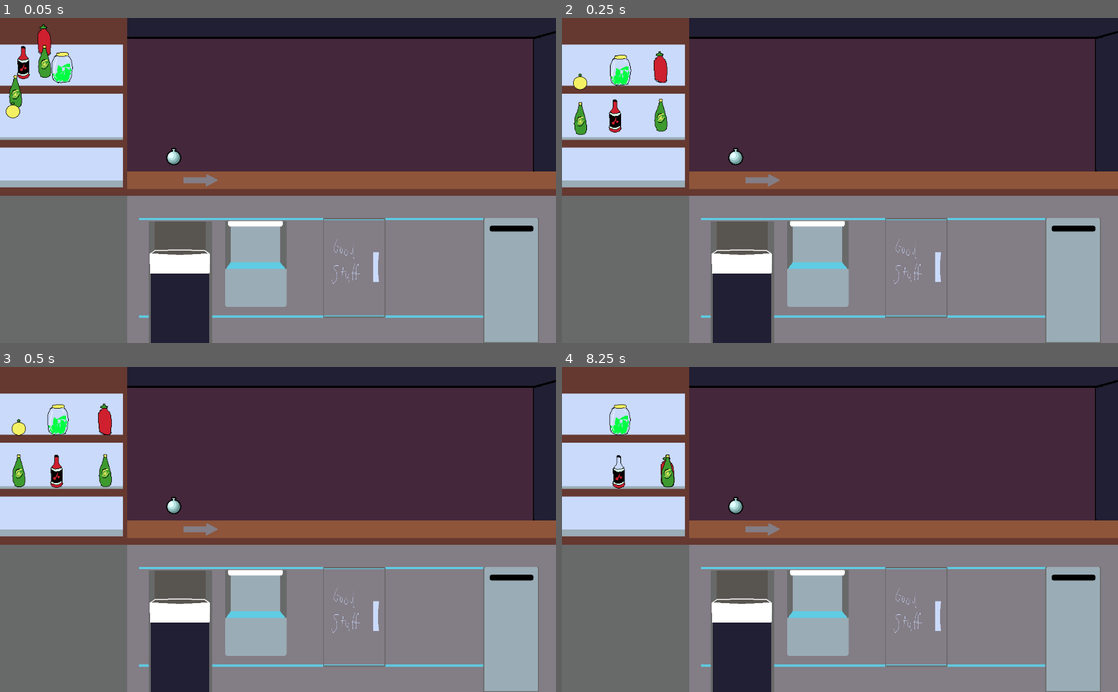
Above: before the commit, frames 1-4 (two rows, left to right).
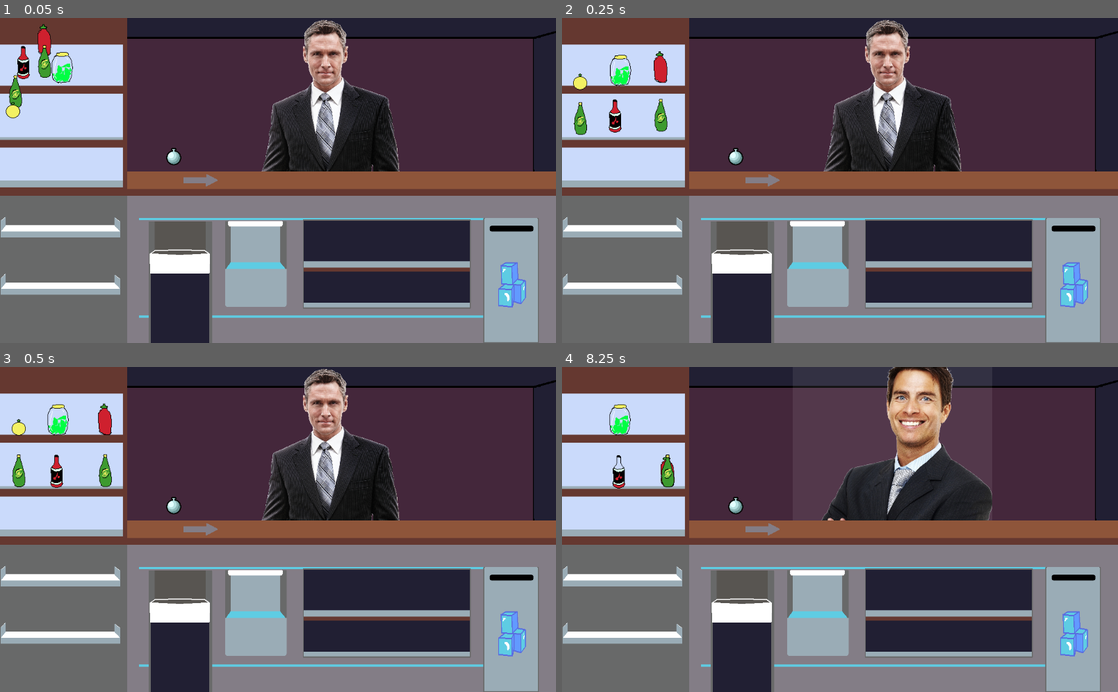
Above: after the commit, the same moments.

Repository: MoonTrain/Chill2022
Game: Godot game, scene res://Node.tscn
The game is run twice, just before and just after one commit, with the same random seed, the same clock (stepped at 60 frames per second) and the same inputs. Before the commit the project has no main scene; this scene is started directly in both runs.
Inputs (mouse positions are in pixels of both pictures, inside the frame that each line leads up to):
- Up to frame 1 (0.05 s): no input
- Up to frame 2 (0.25 s): no input
- Up to frame 3 (0.5 s): no input
- Up to frame 4 (8.25 s): drag from (578, 471) to (667, 419) at 0.52 s; drag from (578, 419) to (667, 471) at 1.27 s; move the mouse to (617, 419) at 2.02 s; hold Right (move_right) 2.03-2.75 s; click (617, 419) at 2.1 s; drag from (667, 419) to (673, 480) at 2.77 s; drag from (617, 471) to (734, 506) at 3.52 s; drag from (667, 471) to (756, 448) at 4.27 s; move the mouse to (734, 506) at 5.02 s; hold Down (move_down) 5.03-5.75 s; click (734, 506) at 5.1 s; tap Enter at 5.75, 7.25 s; drag from (756, 448) to (617, 419) at 5.77 s; tap Space at 6.5, 8 s; move the mouse to (962, 513) at 6.52 s; hold Up (move_up) 6.53-7.25 s; click (962, 513) at 6.6 s; drag from (728, 545) to (617, 471) at 7.27 s; move the mouse to (895, 458) at 8.02 s; hold Down (move_down) from 8.03 s (still down); click (895, 458) at 8.1 s

The runs differ from the first frame. In frame 1, 17% of the frame differs, in the area x 0-95%, y 0-93%; in frame 2, 17%; in frame 3, 17%; in frame 4, 18%.

Commit message:
Customer Instance

Diff:
--- /dev/null
+++ b/Alchebar/Customer_Ordering.gd
@@ -0,0 +1,27 @@
+extends Node2D
+
+const customer_skins = [preload("res://art/Guy-Business_Suit_1.png"), preload("res://art/Guy-Business_Suit_1_Alt.png"),
+						preload("res://art/Guy-Business_Suit_2.png"), preload("res://art/Guy-Business_Suit_2_Alt.png")]
+
+# Declare member variables here. Examples:
+# var a = 2
+# var b = "text"
+
+func generate():
+	$Sprite.texture = customer_skins[randi() % customer_skins.size()]
+	# randomize order mix array
+
+# Called when the node enters the scene tree for the first time.
+func _ready():
+	pass # Replace with function body.
+
+
+# Called every frame. 'delta' is the elapsed time since the previous frame.
+#func _process(delta):
+#	pass
+
+
+func _on_Area2D_input_event(viewport, event, shape_idx):
+	if event is InputEventMouseButton and event.pressed and event.button_index == BUTTON_LEFT:
+		print("Click")
+		generate()
--- /dev/null
+++ b/Alchebar/Customer_Ordering.tscn
@@ -0,0 +1,23 @@
+[gd_scene load_steps=4 format=2]
+
+[ext_resource path="res://art/Guy-Business_Suit_1.png" type="Texture" id=1]
+[ext_resource path="res://Customer_Ordering.gd" type="Script" id=2]
+
+[sub_resource type="CapsuleShape2D" id=1]
+radius = 118.0
+height = 28.0
+
+[node name="Customer" type="Node2D"]
+script = ExtResource( 2 )
+
+[node name="Sprite" type="Sprite" parent="."]
+position = Vector2( 506, 285 )
+texture = ExtResource( 1 )
+
+[node name="Area2D" type="Area2D" parent="."]
+
+[node name="CollisionShape2D" type="CollisionShape2D" parent="Area2D"]
+position = Vector2( 499, 157 )
+shape = SubResource( 1 )
+
+[connection signal="input_event" from="Area2D" to="." method="_on_Area2D_input_event"]
--- a/Alchebar/Node.tscn
+++ b/Alchebar/Node.tscn
@@ -1,14 +1,35 @@
-[gd_scene load_steps=7 format=2]
+[gd_scene load_steps=9 format=2]
 
 [ext_resource path="res://DropZone.tscn" type="PackedScene" id=1]
 [ext_resource path="res://RedPot.tscn" type="PackedScene" id=2]
 [ext_resource path="res://DropDrink.tscn" type="PackedScene" id=3]
 [ext_resource path="res://BarScene.gd" type="Script" id=4]
-[ext_resource path="res://art/Alchemy_Bar_v2.png" type="Texture" id=5]
+[ext_resource path="res://art/Alchemy_Bar_v3.png" type="Texture" id=5]
 [ext_resource path="res://audio/jazz.mp3" type="AudioStream" id=6]
+[ext_resource path="res://Customer_Ordering.tscn" type="PackedScene" id=7]
+[ext_resource path="res://art/Bar_Scene_BG.png" type="Texture" id=8]
 
 [node name="BarScene" type="Node"]
 script = ExtResource( 4 )
+
+[node name="Bar Background" type="Sprite" parent="."]
+position = Vector2( 512, 300 )
+scale = Vector2( 0.533333, 0.833333 )
+texture = ExtResource( 8 )
+__meta__ = {
+"_edit_lock_": true
+}
+
+[node name="Customer" parent="." instance=ExtResource( 7 )]
+position = Vector2( 103, -20 )
+
+[node name="Bar Foreground" type="Sprite" parent="."]
+position = Vector2( 512, 300 )
+scale = Vector2( 0.533333, 0.833333 )
+texture = ExtResource( 5 )
+__meta__ = {
+"_edit_lock_": true
+}
 
 [node name="RedPot" parent="." instance=ExtResource( 2 )]
 position = Vector2( 24, 96 )
@@ -74,22 +95,6 @@
 [node name="DropZone9" parent="." instance=ExtResource( 1 )]
 position = Vector2( 34.5961, 273 )
 
-[node name="ParallaxBackground" type="ParallaxBackground" parent="."]
-
-[node name="ParallaxLayer" type="ParallaxLayer" parent="ParallaxBackground"]
-__meta__ = {
-"_edit_group_": true,
-"_edit_lock_": true
-}
-
-[node name="Sprite" type="Sprite" parent="ParallaxBackground/ParallaxLayer"]
-position = Vector2( 512, 300 )
-scale = Vector2( 0.533333, 0.833333 )
-texture = ExtResource( 5 )
-__meta__ = {
-"_edit_lock_": true
-}
-
 [node name="AudioStreamPlayer" type="AudioStreamPlayer" parent="."]
 stream = ExtResource( 6 )
 autoplay = true
--- a/Alchebar/project.godot
+++ b/Alchebar/project.godot
@@ -11,6 +11,7 @@
 [application]
 
 config/name="Alchebar"
+run/main_scene="res://Node.tscn"
 config/icon="res://icon.png"
 
 [display]
